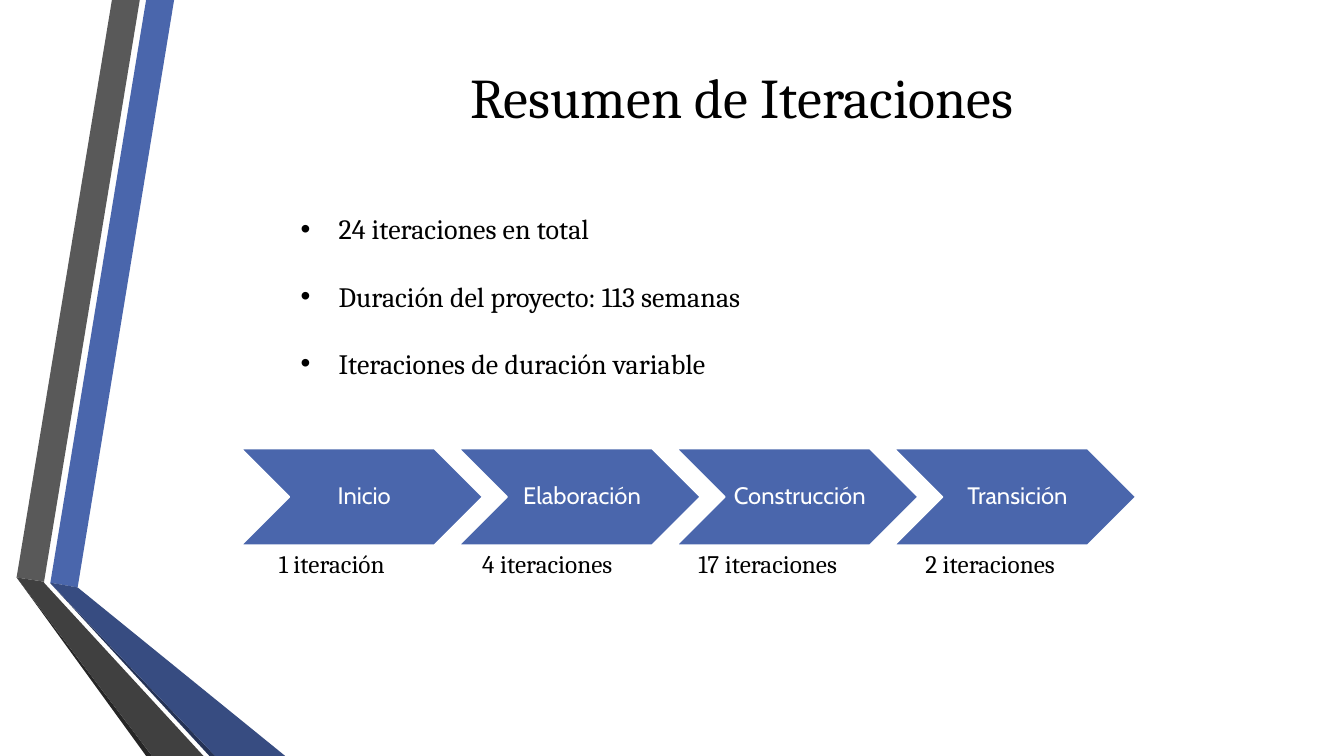
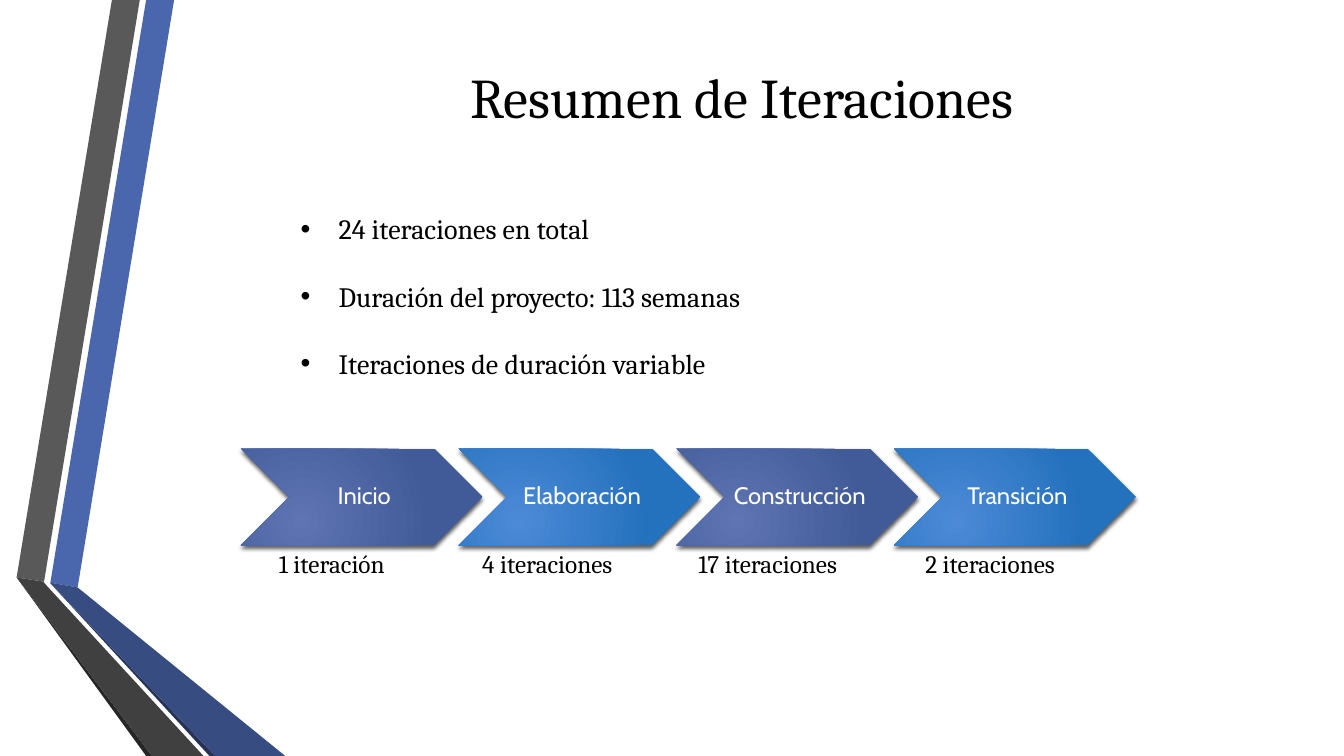
Before and after one commit to fge23/Sistema-VASPA, a slide deck: slide 12 of Presentaciones/Presentación VASPA - Diciembre 2020 - Examen Final/Presentación VASPA - Diciembre 2020 - Examen Final.pptx. Drawn at 1344x756 pixels with LibreOffice and Linux fonts; fonts in the diff are those of the drawing; background and template pictures are left out. Boxes give left, top, right and bottom in pixels: in the first picture for what was removed or moved away, otherwise in the second. Text is boxed around its words. In the diff, an @@ line names an element or a change of style, - is before the commit and + after.

```diff
--- a/Presentaciones/Presentación VASPA - Diciembre 2020 - Examen Final/Presentación VASPA - Diciembre 2020 - Examen Final.pptx
+++ b/Presentaciones/Presentación VASPA - Diciembre 2020 - Examen Final/Presentación VASPA - Diciembre 2020 - Examen Final.pptx
@@ chevron at (241, 449, 483, 545): fill #4A66AC to gradient #6075B2 to #425B99; outline #FFFFFF 1.25 pt to none; shadow on @@
@@ chevron at (459, 449, 701, 545): fill #4A66AC to gradient #4D8AD8 to #2471BD; outline #FFFFFF 1.25 pt to none; shadow on @@
@@ chevron at (677, 449, 919, 545): fill #4A66AC to gradient #6075B2 to #425B99; outline #FFFFFF 1.25 pt to none; shadow on @@
@@ chevron at (894, 449, 1136, 545): fill #4A66AC to gradient #4D8AD8 to #2471BD; outline #FFFFFF 1.25 pt to none; shadow on @@
```
Also in this commit, not shown: 4 other slides changed, 1 slide added, 1 slide removed, 1 other file.
